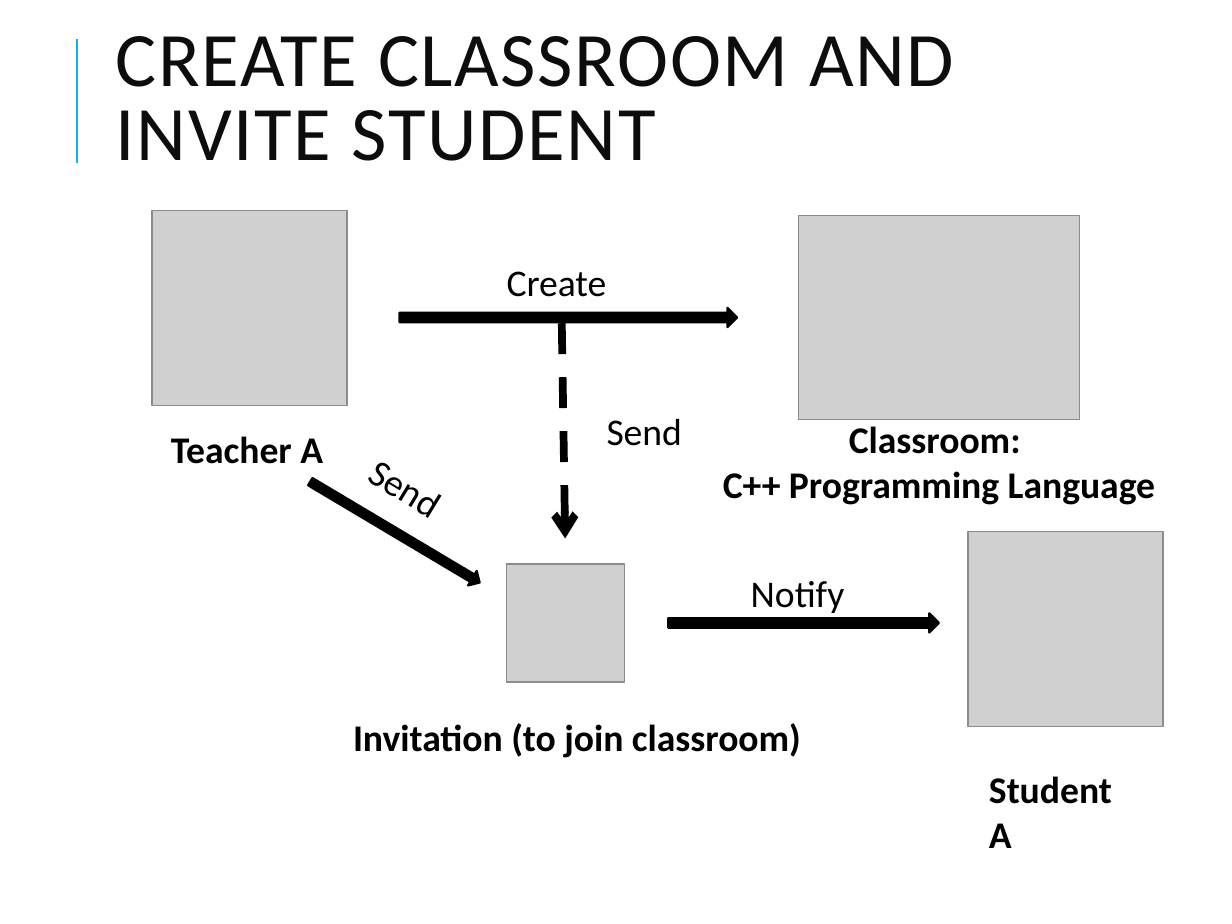
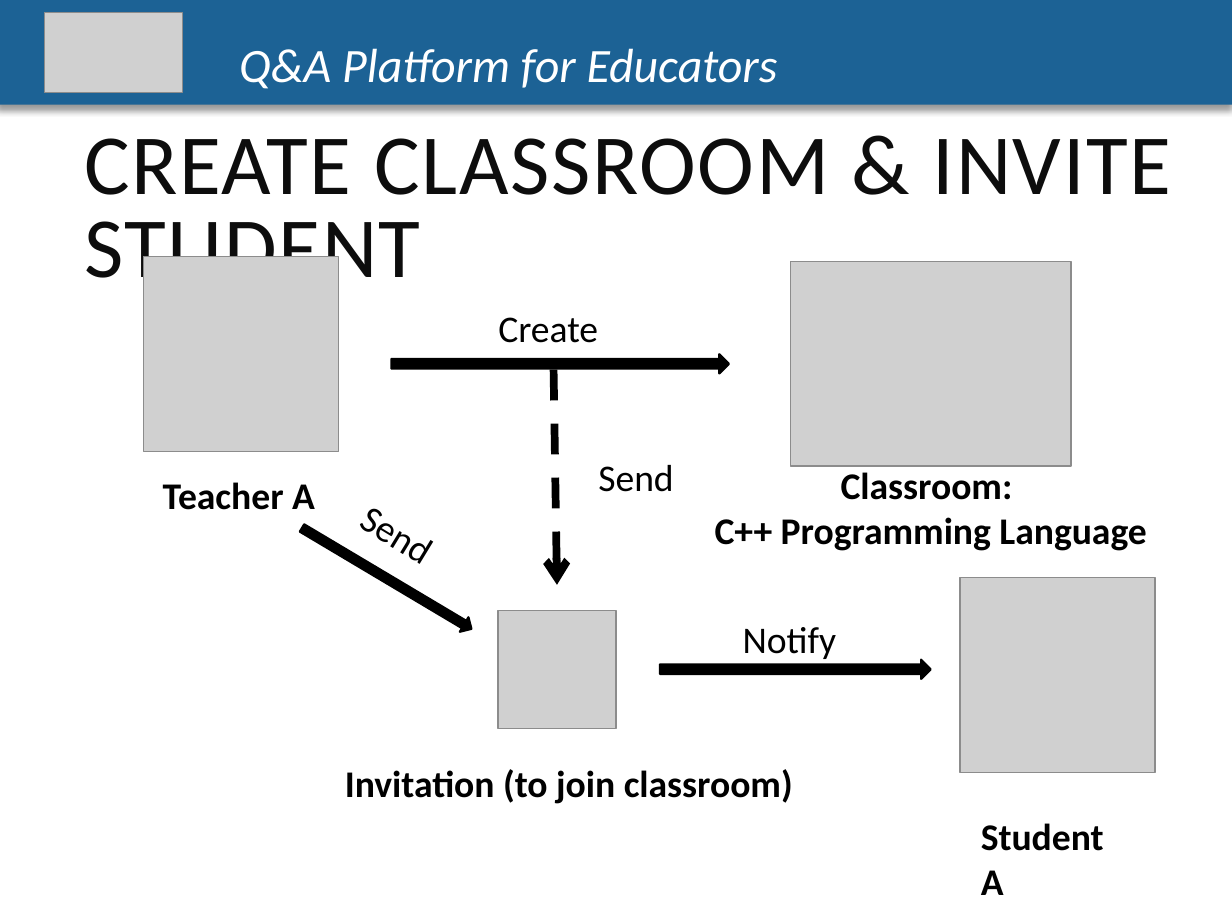
Before and after one commit to CapstoneTeam11/Document, a slide deck: slide 33 of Q-A-PLATFORM-FOR-EDUCATORS-1 (1).pptx (slide 21 before the commit). Drawn at 1232x924 pixels with LibreOffice and Linux fonts; fonts in the diff are those of the drawing; grey boxes stand for pictures. Boxes give left, top, right and bottom in pixels: in the first picture for what was removed or moved away, otherwise in the second. Text is boxed around its words. In the diff, an @@ line names an element or a change of style, - is before the commit and + after.

```diff
--- a/Q-A-PLATFORM-FOR-EDUCATORS-1 (1).pptx
+++ b/Q-A-PLATFORM-FOR-EDUCATORS-1 (1).pptx
@@ rectangle added at bbox=[0, 0, 1232, 105], fill #1D6294, 28 pt, text #FFFFFF, italic @@
+Q&A Platform for Educators
@@ picture added at bbox=[44, 12, 182, 92] @@
@@ line removed from (76, 163) to (76, 39) @@
@@ text "CREATE CLASSROOM & INVITE STUDENT" at bbox=[84, 138, 1172, 297]: vertical alignment middle to top @@
@@ text at bbox=[84, 138, 1172, 297]: text changed; size 45 to 50 pt @@
-CREATE CLASSROOM AND INVITE STUDENT
+CREATE CLASSROOM & INVITE STUDENT
@@ 1 picture, 1 text, 1 right arrow: place and size @@
-1 picture, 1 text, 1 right arrow at bbox=[399, 216, 1079, 420]
+1 picture, 1 text, 1 right arrow at bbox=[392, 261, 1072, 466]
@@ 7 texts, 3 pictures, 2 right arrows, 1 arrow: place and size @@
-7 texts, 3 pictures, 2 right arrows, 1 arrow at bbox=[152, 211, 1163, 848]
+7 texts, 3 pictures, 2 right arrows, 1 arrow at bbox=[144, 256, 1154, 895]
```
Also in this commit, not shown: 16 other slides changed, 38 slides added, 23 slides removed, 2 other files.
